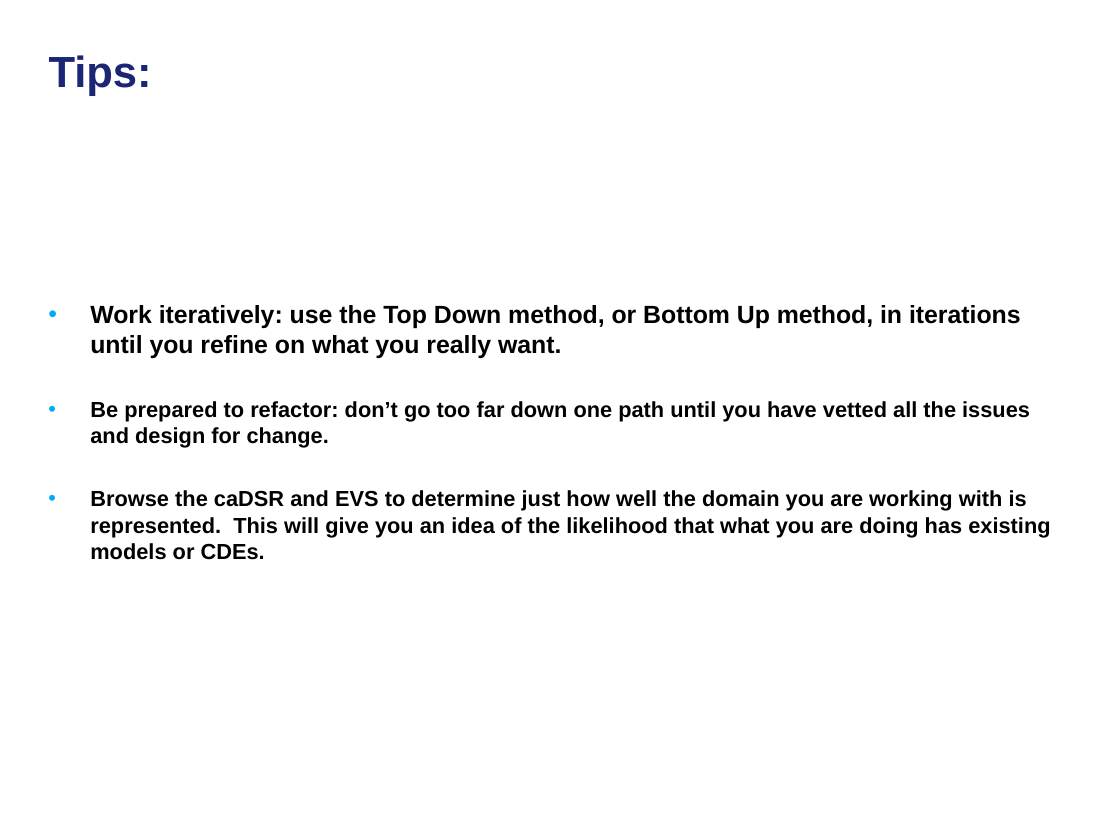
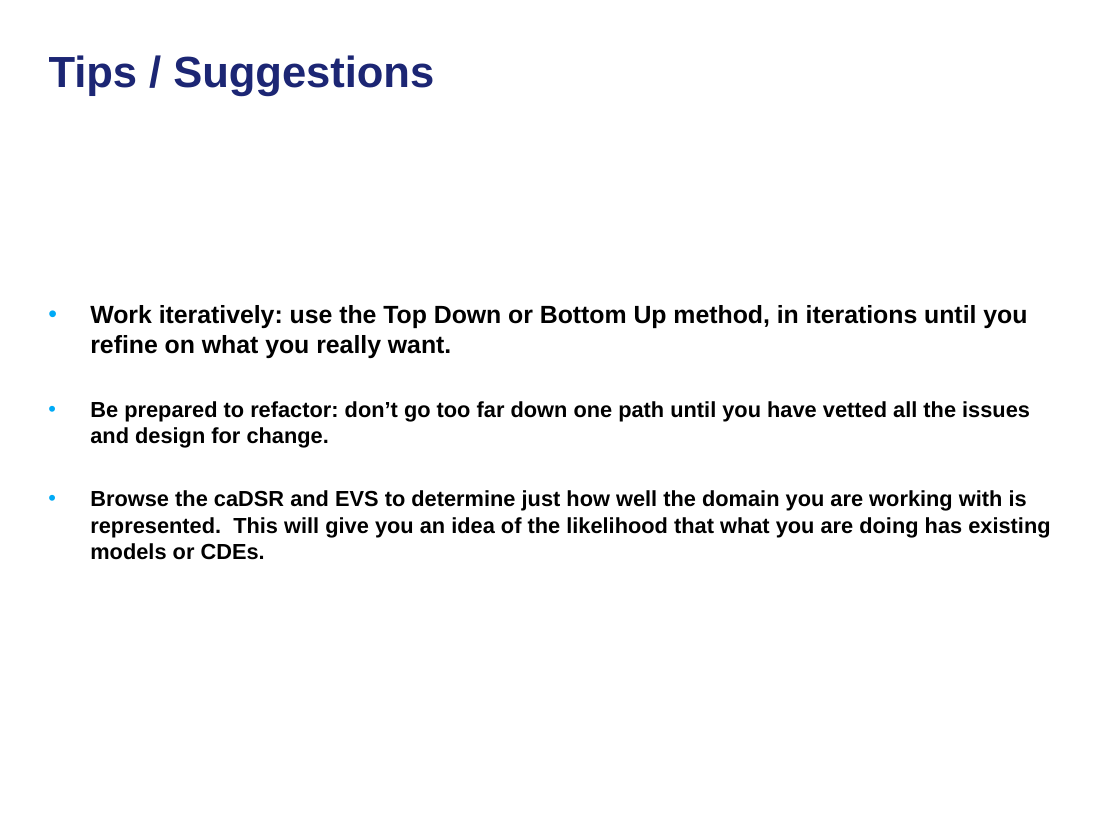
Before and after one commit to NCIP/cagrid-docs, a slide deck: slide 32 of presentations/200801_VCDE_ARCH/20080128_30_F2F_ASBP_Grid_BP.ppt (slide 19 before the commit). Drawn at 1120x840 pixels with LibreOffice and Linux fonts; fonts in the diff are those of the drawing; background and template pictures are left out. Boxes give left, top, right and bottom in pixels: in the first picture for what was removed or moved away, otherwise in the second. Text is boxed around its words. In the diff, an @@ line names an element or a change of style, - is before the commit and + after.

```diff
--- a/presentations/200801_VCDE_ARCH/20080128_30_F2F_ASBP_Grid_BP.ppt
+++ b/presentations/200801_VCDE_ARCH/20080128_30_F2F_ASBP_Grid_BP.ppt
@@ title at <box>49,55,434,96</box>: text changed @@
-Tips:
+Tips / Suggestions
@@ text at <box>90,305,1027,358</box>: text changed @@
-• Work iteratively: use the Top Down method, or Bottom Up method, in iterations until you refine on what you really want.
+• Work iteratively: use the Top Down or Bottom Up method, in iterations until you refine on what you really want.
```
Also in this commit, not shown: 4 other slides changed, 20 slides added.
